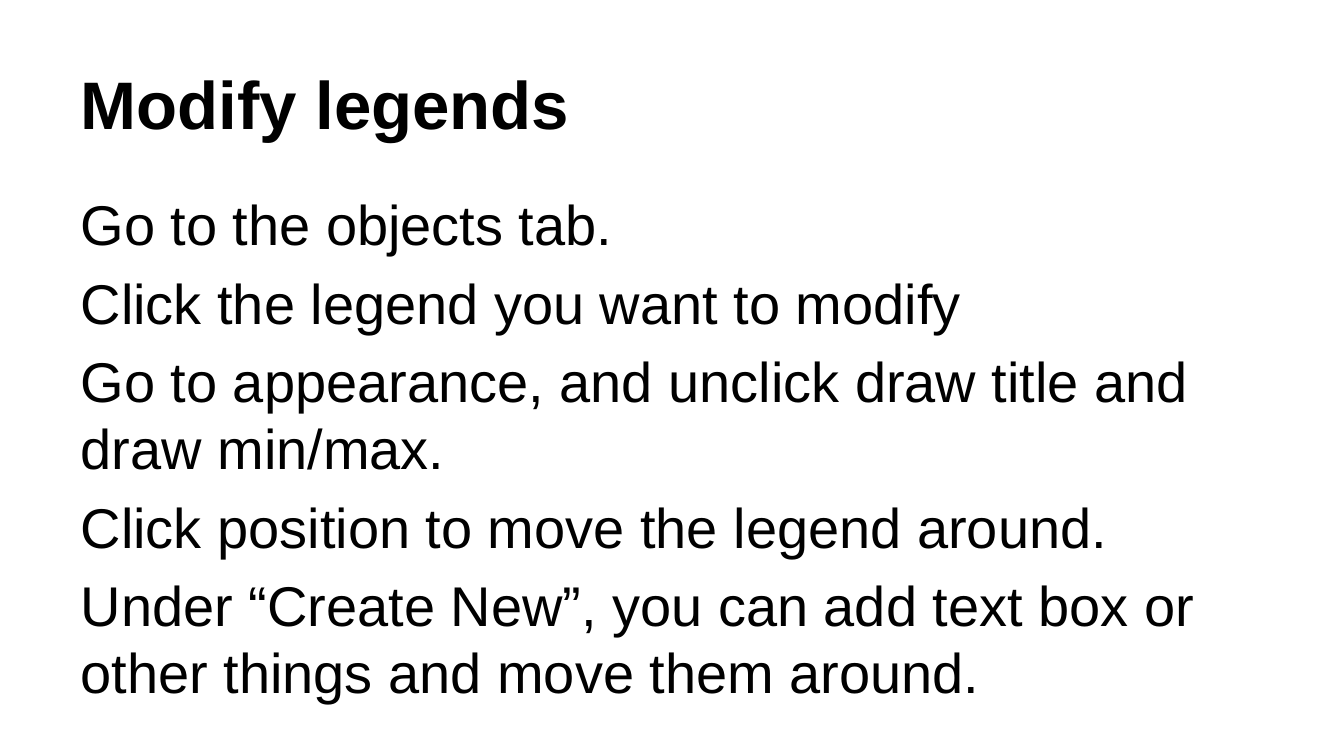
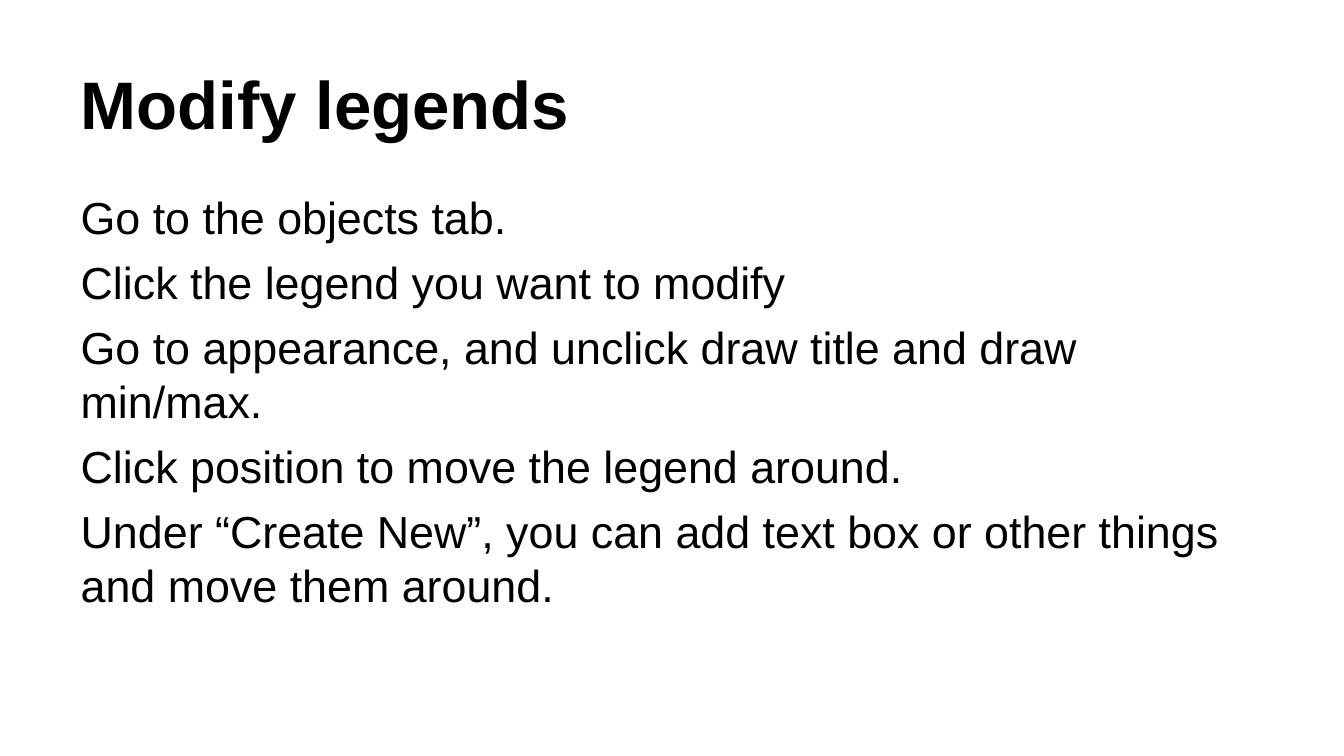
Before and after one commit to fairyflies9/IBAMR-Tutorials, a slide deck: slide 29 of Data Visualizationand Analysis/Lecture 1 - VISIT - How to plot IBAMR Data.pptx (slide 28 before the commit). Drawn at 1344x756 pixels with LibreOffice and Linux fonts; fonts in the diff are those of the drawing. Boxes give left, top, right and bottom in pixels: in the first picture for what was removed or moved away, otherwise in the second. Text is boxed around its words. In the diff, an @@ line names an element or a change of style, - is before the commit and + after.

```diff
--- a/Data Visualizationand Analysis/Lecture 1 - VISIT - How to plot IBAMR Data.pptx
+++ b/Data Visualizationand Analysis/Lecture 1 - VISIT - How to plot IBAMR Data.pptx
@@ text "Go to the objects tab." at [81, 201, 1219, 603]: size 30 to 24 pt @@
```
Also in this commit, not shown: 1 slide added, 5 other files.
